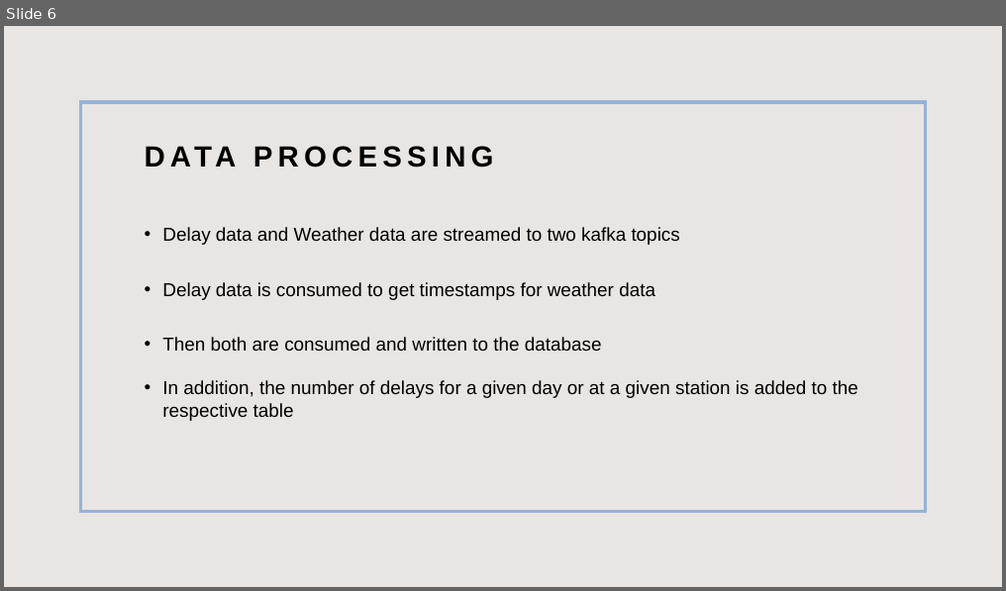
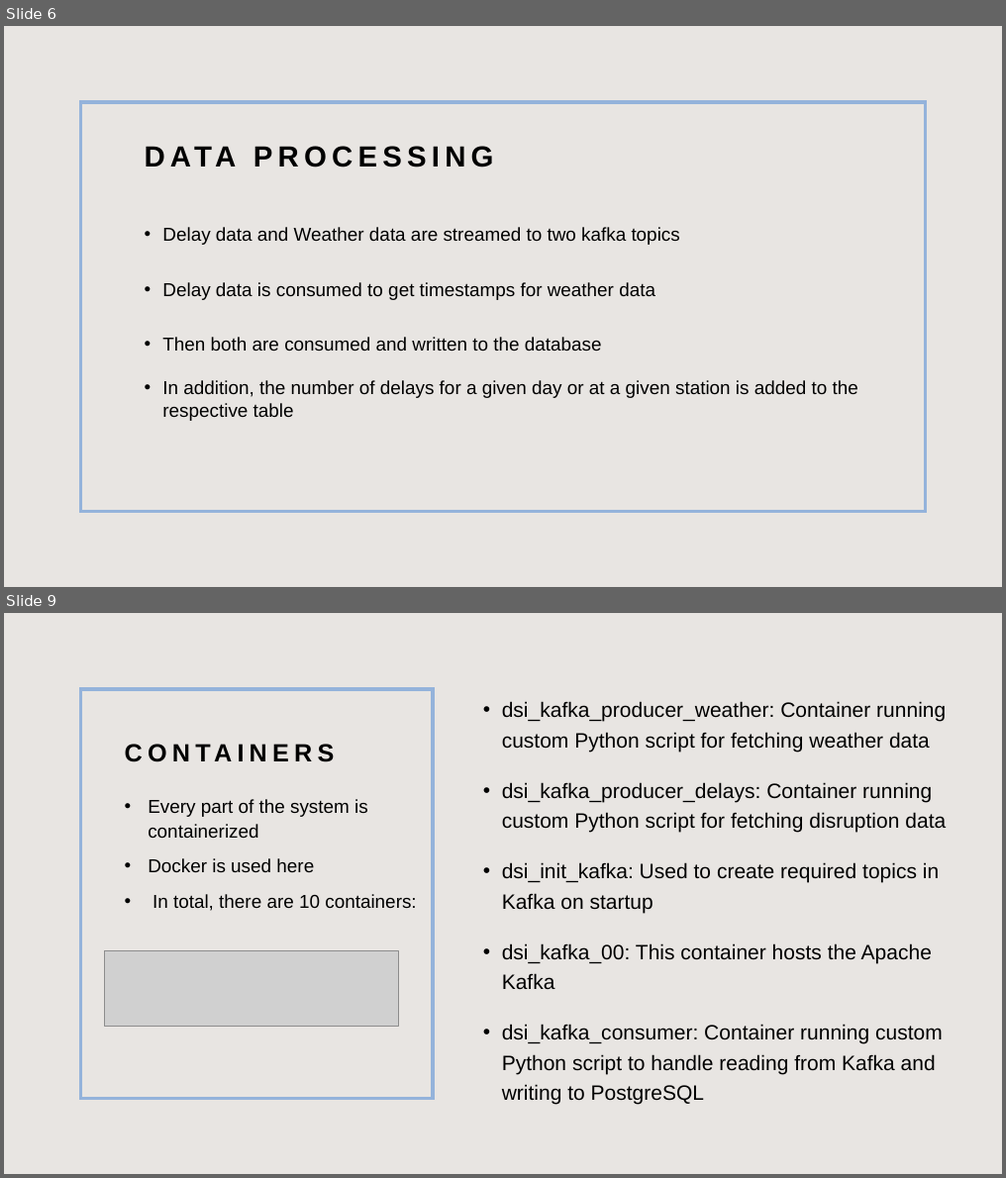
Before and after one commit to toporek3112/vienna_public-transport_weather_correlation, a slide deck: dsi_project.pptx. Shown one above the other, each under a label of ours: slide 6 before the commit, slides 6 and 9 after it; the slides between them are not shown. The pictures are 1006x591 and 1006x1178 pixels, drawn with LibreOffice and Linux fonts; fonts in the diff are those of the drawing; grey boxes stand for pictures. Boxes give left, top, right and bottom in pixels: in the first picture for what was removed or moved away, otherwise in the second. Text is boxed around its words. In the diff, an @@ line names an element or a change of style, - is before the commit and + after.

```diff
--- a/dsi_project.pptx
+++ b/dsi_project.pptx
@@ slide 9 added at (4,613,1002,1174), background #E8E5E2 @@
@@ rectangle added at (80,689,433,1098), outline #94B3DB 3 pt @@
@@ text added at (502,701,945,1104), 20 pt, text #000000 @@
+• dsi_kafka_producer_weather: Container running custom Python script for fetching weather data
+• dsi_kafka_producer_delays: Container running custom Python script for fetching disruption data
+• dsi_init_kafka: Used to create required topics in Kafka on startup
+• dsi_kafka_00: This container hosts the Apache Kafka
+• dsi_kafka_consumer: Container running custom Python script to handle reading from Kafka and writing to PostgreSQL
@@ text added at (148,799,368,911), 18 pt, text #000000 @@
+• Every part of the system is containerized
+• Docker is used here
+• In total, there are 10 containers:
@@ title added at (325,894,416,908), 24 pt, text #000000, bold @@
+CONTAINERS
@@ picture added at (105,951,399,1026) @@
```
Also in this commit, not shown: 5 slides changed, 1 other slide added, 1 slide removed.
